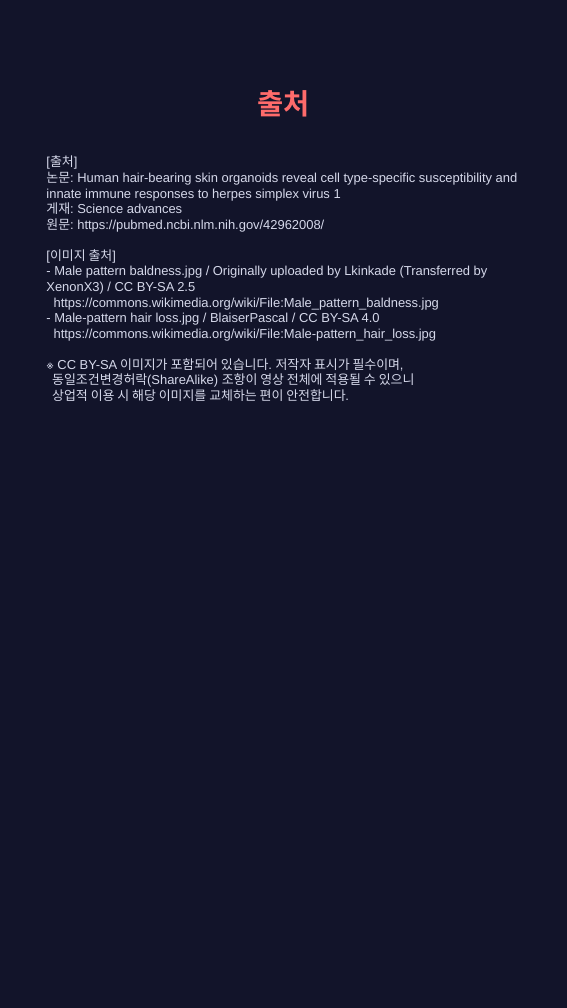
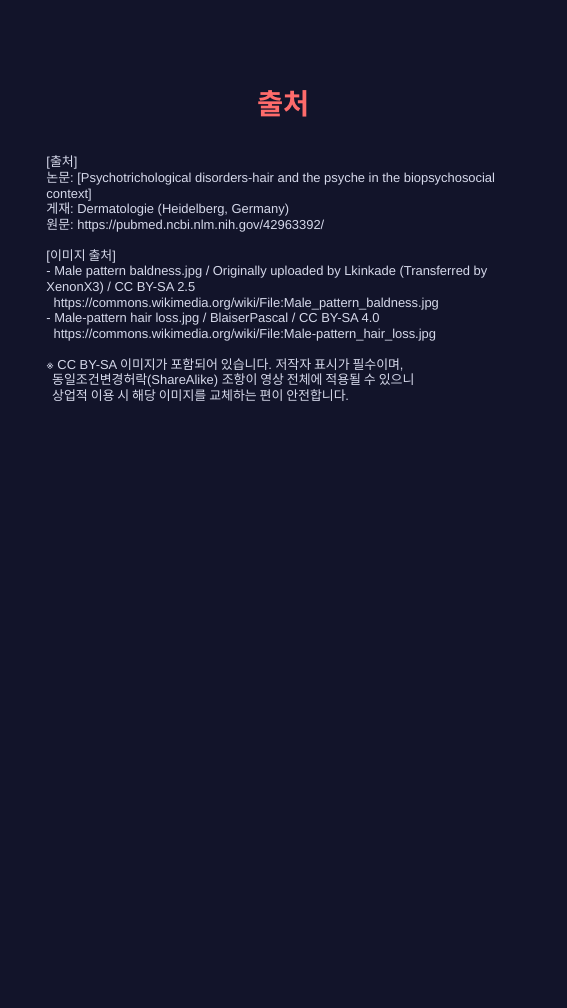
Before and after one commit to hyokang2010-BJ-ANTH/product-builder-test, a slide deck: slide 10 of pwa/data/latest/slides.pptx (slide 9 before the commit). Drawn at 567x1008 pixels with LibreOffice and Linux fonts; fonts in the diff are those of the drawing. Boxes give left, top, right and bottom in pixels: in the first picture for what was removed or moved away, otherwise in the second. Text is boxed around its words. In the diff, an @@ line names an element or a change of style, - is before the commit and + after.

```diff
--- a/pwa/data/latest/slides.pptx
+++ b/pwa/data/latest/slides.pptx
@@ text at (46,156,495,401): text changed @@
-[출처]
-논문: Human hair-bearing skin organoids reveal cell type-specific susceptibility and innate immune responses to herpes simplex virus 1
-게재: Science advances
-원문: https://pubmed.ncbi.nlm.nih.gov/42962008/
-[이미지 출처]
-- Male pattern baldness.jpg / Originally uploaded by Lkinkade (Transferred by XenonX3) / CC BY-SA 2.5
-https://commons.wikimedia.org/wiki/File:Male_pattern_baldness.jpg
-- Male-pattern hair loss.jpg / BlaiserPascal / CC BY-SA 4.0
-https://commons.wikimedia.org/wiki/File:Male-pattern_hair_loss.jpg
-※ CC BY-SA 이미지가 포함되어 있습니다. 저작자 표시가 필수이며,
-동일조건변경허락(ShareAlike) 조항이 영상 전체에 적용될 수 있으니
-상업적 이용 시 해당 이미지를 교체하는 편이 안전합니다.
+[출처]
+논문: [Psychotrichological disorders-hair and the psyche in the biopsychosocial context]
+게재: Dermatologie (Heidelberg, Germany)
+원문: https://pubmed.ncbi.nlm.nih.gov/42963392/
+[이미지 출처]
+- Male pattern baldness.jpg / Originally uploaded by Lkinkade (Transferred by XenonX3) / CC BY-SA 2.5
+https://commons.wikimedia.org/wiki/File:Male_pattern_baldness.jpg
+- Male-pattern hair loss.jpg / BlaiserPascal / CC BY-SA 4.0
+https://commons.wikimedia.org/wiki/File:Male-pattern_hair_loss.jpg
+※ CC BY-SA 이미지가 포함되어 있습니다. 저작자 표시가 필수이며,
+동일조건변경허락(ShareAlike) 조항이 영상 전체에 적용될 수 있으니
+상업적 이용 시 해당 이미지를 교체하는 편이 안전합니다.
```
Also in this commit, not shown: 1 other slide changed, 6 slides added, 5 slides removed, 26 other files.
